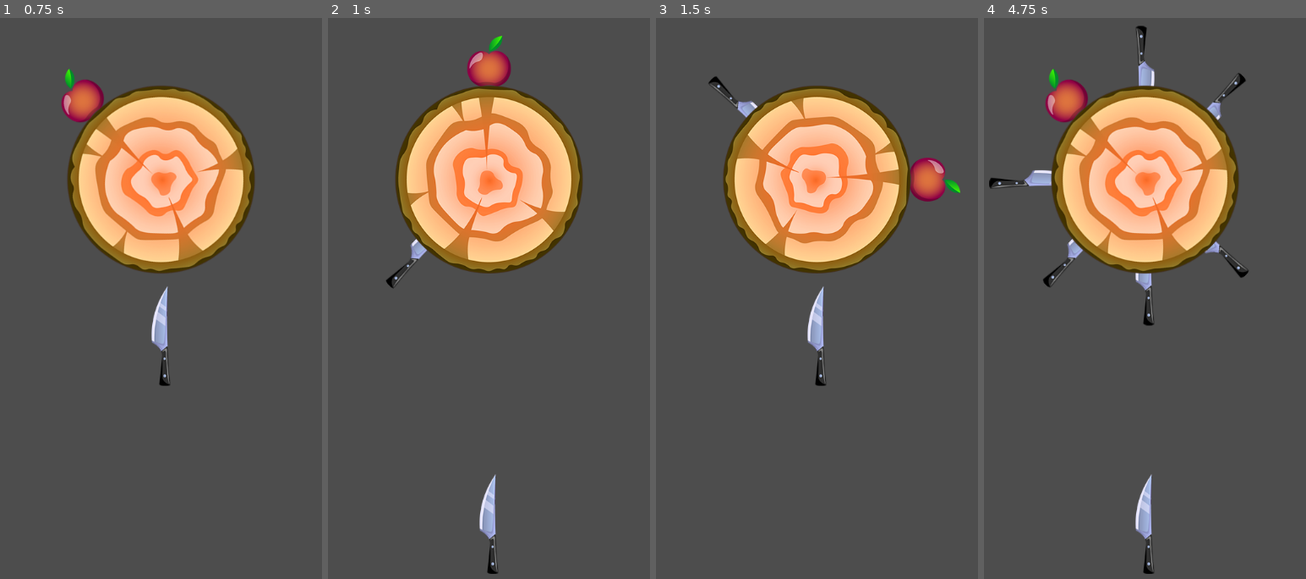
Above: before the commit, frames 1-4 (left to right).
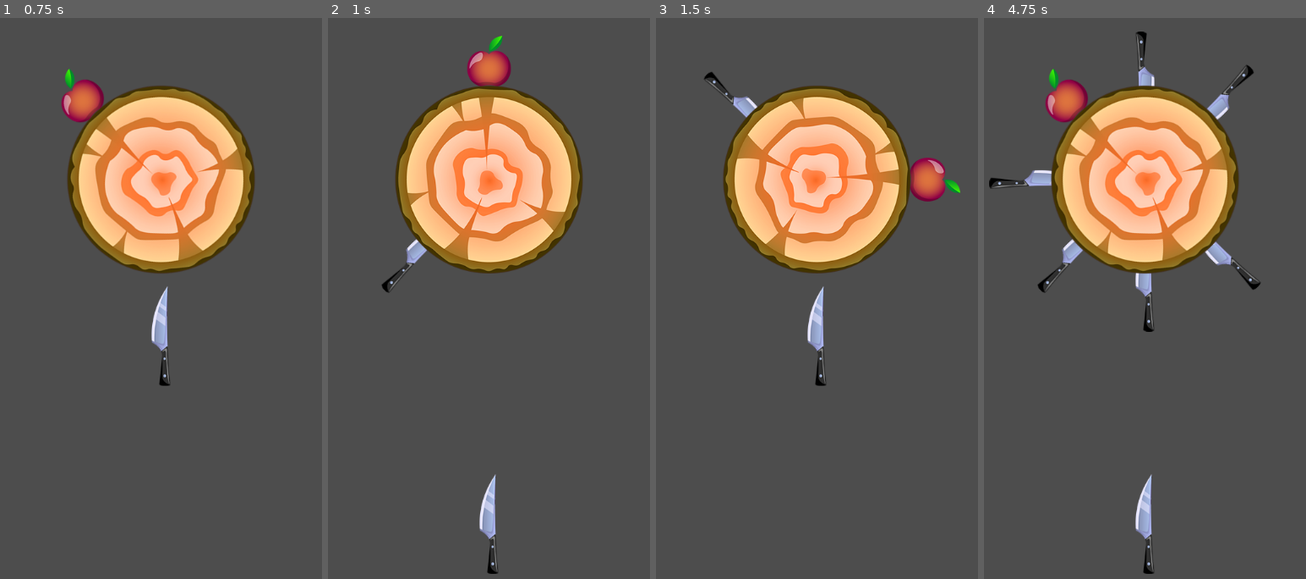
Above: after the commit, the same moments.

Repository: de43gy/stepik-mobile-knife-shooter
Game: Godot game, scene res://scenes/game/game.tscn
Same seed, same stepped clock (60 frames per second), same inputs: the game is played once before the commit and once after it.
Inputs (mouse positions are in pixels of both pictures, inside the frame that each line leads up to):
- Up to frame 1 (0.75 s): move the mouse to (260, 242) at 0.52 s; click (260, 242) at 0.67 s
- Up to frame 2 (1 s): no input
- Up to frame 3 (1.5 s): move the mouse to (726, 309) at 1.27 s; click (726, 309) at 1.42 s
- Up to frame 4 (4.75 s): move the mouse to (1190, 124) at 2.02 s; click (1190, 124) at 2.17 s; move the mouse to (1122, 410) at 2.77 s; click (1122, 410) at 2.92 s; move the mouse to (1280, 377) at 3.52 s; click (1280, 377) at 3.67 s; move the mouse to (1009, 169) at 4.27 s; click (1009, 169) at 4.42 s

Frame 1 is identical in both runs. In frame 2, 0.2% of the frame differs, in the area x 16-29%, y 39-50%; in frame 3, 0.2%; in frame 4, 1.1%, in the area x 16-86%, y 1-56%.

Commit message:
Moved the code for adding the knife to the target into the target itself; during the collision, the knife passes parameters to the target, singleton core script

Diff:
--- /dev/null
+++ b/core/globals.gd
@@ -0,0 +1,6 @@
+extends Node
+
+var rng := RandomNumberGenerator.new()
+
+func _ready():
+	rng.randomize()
--- a/elements/knife/knife.gd
+++ b/elements/knife/knife.gd
@@ -17,13 +17,7 @@
 	is_flying = true
 
 func handle_collision(collision: KinematicCollision2D):
-	var collider := collision.get_collider()
-	if collider is Target:
-		attach_knife_to_target(collider, collision.get_position(), collision.get_normal())
+	var target := collision.get_collider()
+	if target is Target:
+		target.attach_to_target(self, collision.get_position(), collision.get_normal())
 		is_flying = false
-
-func attach_knife_to_target(target: Target, collision_position: Vector2, collision_normal: Vector2):
-	reparent(target.items_container, true)
-	global_position = collision_position + collision_normal * (20 + randi_range(1, 30))
-	rotation = -target.rotation
-	set_physics_process(false)
--- a/elements/knife_shooter/knife_shooter.gd
+++ b/elements/knife_shooter/knife_shooter.gd
@@ -16,6 +16,5 @@
 			knife.throw()
 			timer.start()
 
-
 func _on_timer_timeout():
 	create_new_knife()
--- a/elements/target/target/target.gd
+++ b/elements/target/target/target.gd
@@ -2,8 +2,16 @@
 class_name Target
 
 var speed := PI
+var sticking_depth := 20
 
-@onready var items_container := $ItemsContainer
+@onready var attached_knives := $ItemsContainer
 
 func _physics_process(delta: float):
 	rotation += speed * delta
+
+func attach_to_target(knife: Node2D, collision_position: Vector2, collision_normal: Vector2):
+	print("knife = ", knife, " collision_position = ", collision_position, " collision_normal = ", collision_normal)
+	knife.reparent(attached_knives, true)
+	knife.global_position = collision_position + collision_normal * (sticking_depth + randi_range(1, 30))
+	knife.rotation = -self.rotation
+	knife.set_physics_process(false)
